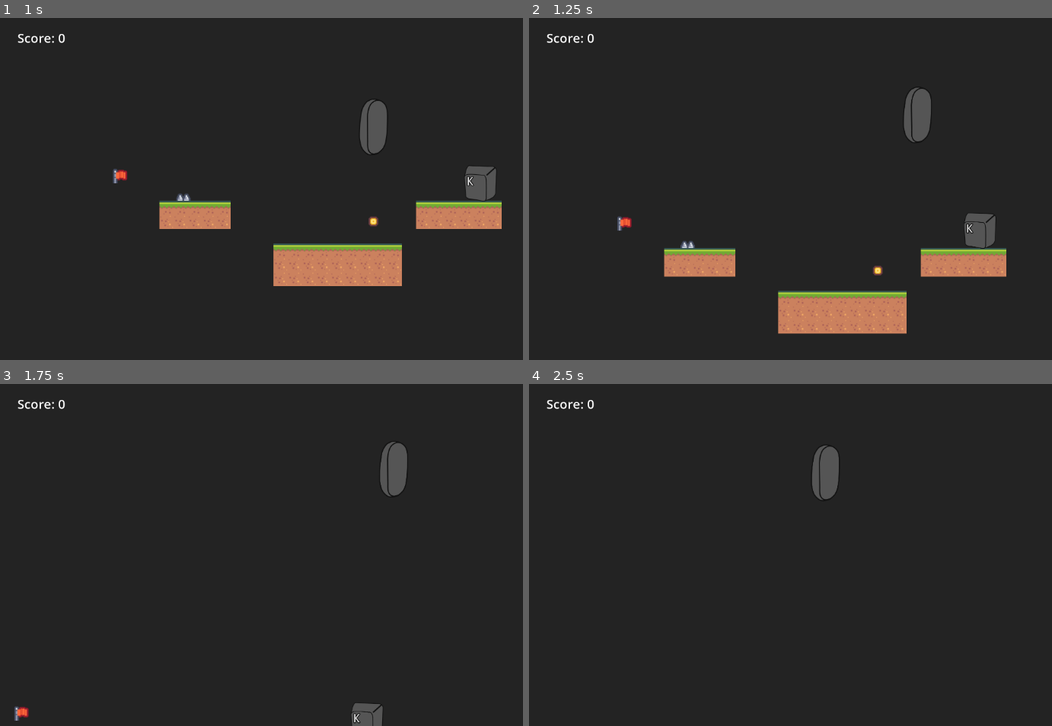
Above: before the commit, frames 1-4 (two rows, left to right).
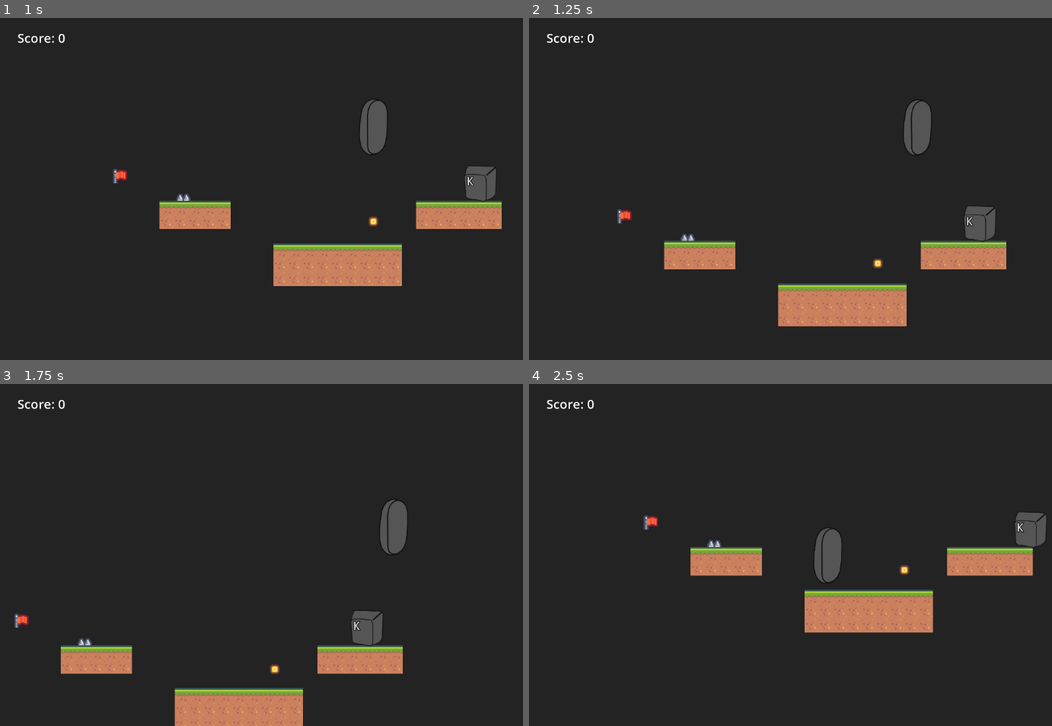
Above: after the commit, the same moments.

Repository: KyleDOT/Mouse_Platformer
Game: Godot game, scene res://Levels/Game.tscn
Two runs of this game, one before a commit and one after it. Both use one fixed random seed, a clock stepped at 60 frames per second and the inputs below.
Inputs:
- Up to frame 1 (1 s): hold D (move_right) from 0.53 s (still down); tap W (move_up) at 0.6, 0.77 s
- Up to frame 2 (1.25 s): keep holding D (move_right); tap W (move_up) at 1.07 s
- Up to frame 3 (1.75 s): keep holding D (move_right); tap W (move_up) at 1.35, 1.52 s
- Up to frame 4 (2.5 s): tap W (move_up) at 1.82, 2.1 s; release D (move_right) at 2.03 s; hold A (move_left) from 2.03 s (still down)

Frame 1 is identical in both runs. In frame 2, 4.6% of the frame differs, in the area x 16-92%, y 20-93%; in frame 3, 7.7%, in the area x 2-78%, y 16-100%; in frame 4, 7.6%.

Commit message:
Including WIP and .godot folders

Diff:
--- a/Enemies/Enemy.gd
+++ b/Enemies/Enemy.gd
@@ -1,24 +1,25 @@
 extends Area2D
 
+#Defining keycap letter & loading relevant files
 @export var input_letter: String = "A"
 @onready var path_left: String = "res://Assets/Sprites/Characters/keycaps/keycap_" + input_letter + "_left.png"
 @onready var path_right: String = "res://Assets/Sprites/Characters/keycaps/keycap_" + input_letter + "_right.png"
 @onready var keycap_left = load(path_left)
 @onready var keycap_right = load(path_right)
 
+#Enemy stats
 @export var move_speed : float = 25
 @export var move_dir : Vector2
 
+#Enemy patrol
 var start_pos : Vector2
 var target_pos : Vector2
 
 func _ready():
-
 	start_pos = global_position
 	target_pos = start_pos + move_dir
-	print(path_left)
-	print(path_right)
 
+	#Initial facing
 	if target_pos.x < start_pos.x:
 		$KeycapBaseSingle.set_texture(keycap_left)
 	else:
--- a/Levels/L2.tscn
+++ b/Levels/L2.tscn
@@ -1,9 +1,8 @@
-[gd_scene load_steps=9 format=3 uid="uid://ba644ruicyd8y"]
-
-[ext_resource type="Texture2D" uid="uid://chyilpf6jkerf" path="res://Assets/Sprites/Tiles/tiles_packed.png" id="1_gwbmt"]
+[gd_scene load_steps=8 format=3 uid="uid://ba644ruicyd8y"]
+
+[ext_resource type="Texture2D" uid="uid://cav3l4tfj66p4" path="res://Assets/Sprites/Tiles/tiles_packed.png" id="1_gwbmt"]
 [ext_resource type="PackedScene" uid="uid://clrms1bshyyiq" path="res://player.tscn" id="2_vdoel"]
 [ext_resource type="PackedScene" uid="uid://cuftgop3em15b" path="res://Enemies/enemy.tscn" id="3_fx0n6"]
-[ext_resource type="PackedScene" uid="uid://bco6464abhsw6" path="res://Enemies/spikes.tscn" id="4_skkmy"]
 [ext_resource type="PackedScene" uid="uid://dmy6a7s3jkycj" path="res://Items/coin.tscn" id="5_rtdwa"]
 [ext_resource type="PackedScene" uid="uid://c4oh2h1glfits" path="res://Items/flag.tscn" id="6_xu238"]
 
@@ -603,11 +602,24 @@
 position = Vector2(-170, -60)
 
 [node name="Enemy" parent="." instance=ExtResource("3_fx0n6")]
-position = Vector2(-63, 63)
-move_dir = Vector2(0, -100)
-
-[node name="Spikes" parent="." instance=ExtResource("4_skkmy")]
-position = Vector2(210, 49)
+position = Vector2(-18, 15)
+input_letter = "T"
+move_dir = Vector2(-25, 0)
+
+[node name="Enemy2" parent="." instance=ExtResource("3_fx0n6")]
+position = Vector2(108, 15)
+input_letter = "T"
+move_dir = Vector2(-25, 0)
+
+[node name="Enemy3" parent="." instance=ExtResource("3_fx0n6")]
+position = Vector2(66, 15)
+input_letter = "S"
+move_dir = Vector2(-25, 0)
+
+[node name="Enemy4" parent="." instance=ExtResource("3_fx0n6")]
+position = Vector2(24, 15)
+input_letter = "E"
+move_dir = Vector2(-25, 0)
 
 [node name="Coin" parent="." instance=ExtResource("5_rtdwa")]
 position = Vector2(158, -38)
@@ -617,3 +629,6 @@
 next_scene = "res://Levels/Game.tscn"
 
 [connection signal="body_entered" from="Enemy" to="Enemy" method="_on_body_entered"]
+[connection signal="body_entered" from="Enemy2" to="Enemy2" method="_on_body_entered"]
+[connection signal="body_entered" from="Enemy3" to="Enemy3" method="_on_body_entered"]
+[connection signal="body_entered" from="Enemy4" to="Enemy4" method="_on_body_entered"]
--- /dev/null
+++ b/global.gd
@@ -0,0 +1 @@
+extends Object
--- a/player.gd
+++ b/player.gd
@@ -13,6 +13,7 @@
 	#Gravity
 	if not is_on_floor():
 		velocity.y += gravity * delta
+	else:
 		has_double_jump = true
 
 	#Left / Right movement
@@ -26,8 +27,10 @@
 	#Jumping
 	if Input.is_action_just_pressed("move_up"):
 		if is_on_floor():
+			#single/initial jump
 			velocity.y -= jump_force
 		elif has_double_jump:
+			#double jump
 			velocity.y -= jump_double
 			has_double_jump = false
 
--- a/project.godot
+++ b/project.godot
@@ -13,6 +13,10 @@
 config/name="Mouse_Platformer"
 run/main_scene="res://Levels/Game.tscn"
 config/features=PackedStringArray("4.1", "Forward Plus")
+
+[autoload]
+
+Global="*res://global.gd"
 
 [input]
 
Binary file added: WIP/20231023_193206.jpg
Not shown, added: WIP/20231023_193206.jpg.import
Binary file added: WIP/20231023_200251.jpg
Not shown, added: WIP/20231023_200251.jpg.import
Binary file added: WIP/keycap_._left.png
Not shown, added: WIP/keycap_._left.png.import
Binary file added: WIP/keycap_._right.png
Not shown, added: WIP/keycap_._right.png.import
Binary file added: WIP/keycap_A_left.png
Not shown, added: WIP/keycap_A_left.png.import
Binary file added: WIP/keycap_A_right.png
Not shown, added: WIP/keycap_A_right.png.import
(and 108 more such lines)
